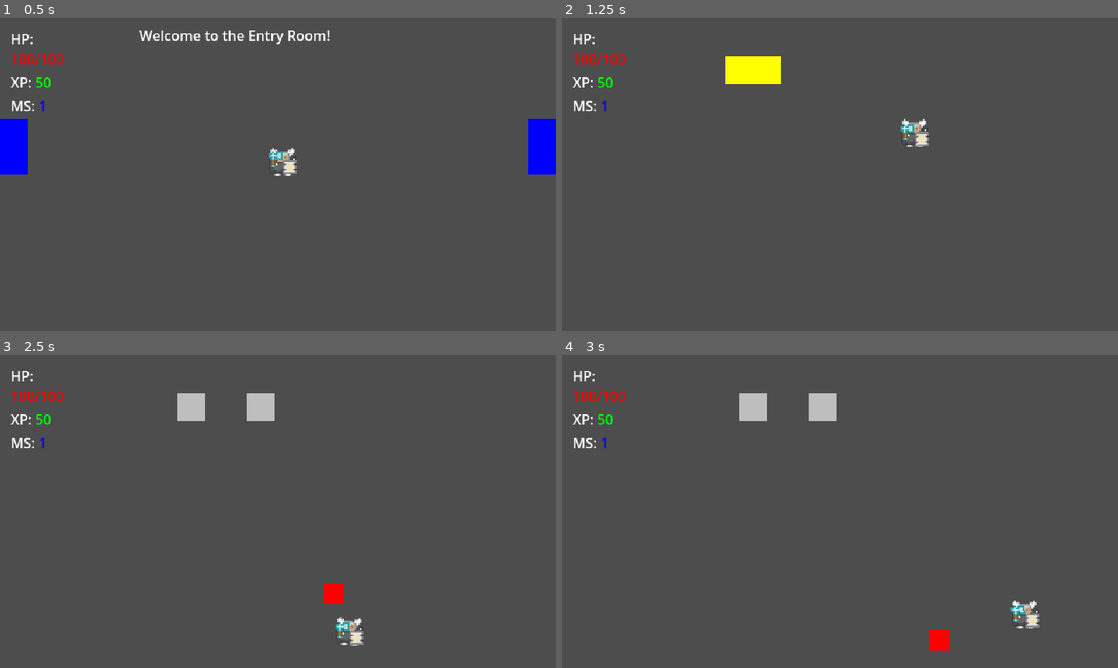
Above: before the commit, frames 1-4 (two rows, left to right).
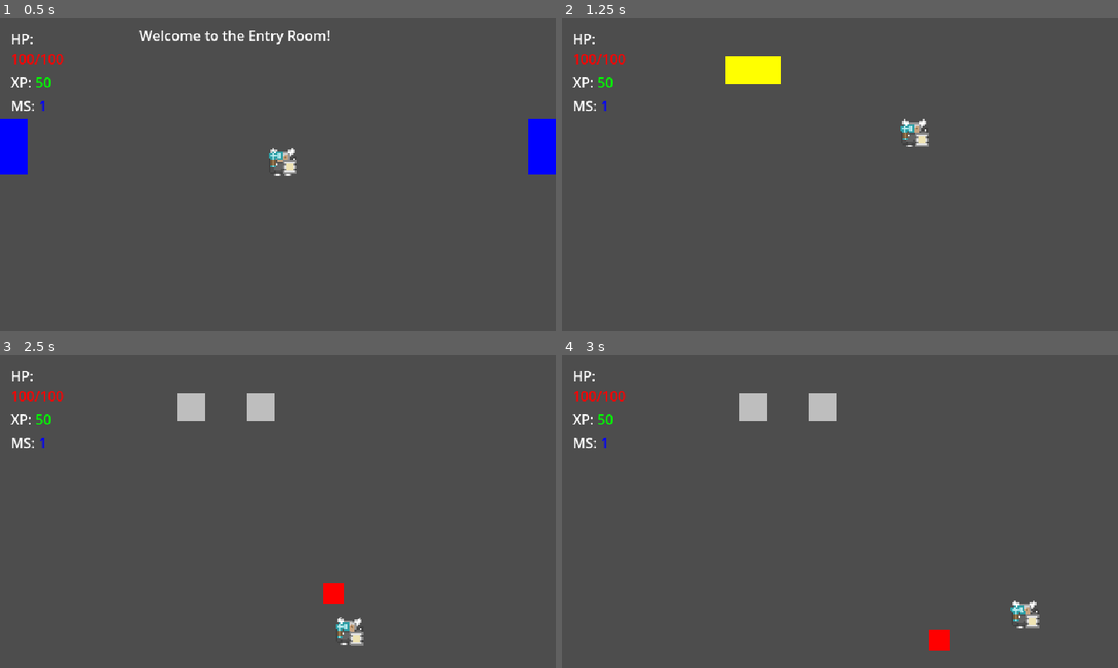
Above: after the commit, the same moments.

Repository: adamico/supreme-chainsaw
Game: Godot game, scene res://src/main/main.tscn
Two runs of this game, one before a commit and one after it. Both use one fixed random seed, a clock stepped at 60 frames per second and the inputs below.
Inputs:
- Up to frame 1 (0.5 s): no input
- Up to frame 2 (1.25 s): tap Enter (ui_accept) at 0.5, 0.77 s; hold D (move_right) from 0.53 s (still down); tap E (interact) at 0.6 s
- Up to frame 3 (2.5 s): release D (move_right) at 1.28 s; hold S (move_down) 1.28-2.03 s; tap E (interact) at 1.35, 2.1 s; tap Enter (ui_accept) at 1.52 s; hold D (move_right) from 2.03 s (still down)
- Up to frame 4 (3 s): release D (move_right) at 2.78 s; hold W (move_up) from 2.78 s (still down); tap E (interact) at 2.85 s

Frame 1 is identical in both runs. In frame 2, less than 0.1% of the frame differs, in the area x 63-66%, y 36-42%; in frame 3, less than 0.1%, in the area x 63-66%, y 88-93%; in frame 4, less than 0.1%.

Commit message:
added player attack animation

Diff:
--- a/project.godot
+++ b/project.godot
@@ -66,9 +66,14 @@
 }
 interact={
 "deadzone": 0.5,
-"events": [Object(InputEventKey,"resource_local_to_scene":false,"resource_name":"","device":-1,"window_id":0,"alt_pressed":false,"shift_pressed":false,"ctrl_pressed":false,"meta_pressed":false,"pressed":false,"keycode":0,"physical_keycode":69,"key_label":0,"unicode":101,"location":0,"echo":false,"script":null)
-, Object(InputEventKey,"resource_local_to_scene":false,"reso …(131 unchanged characters)… d":false,"keycode":0,"physical_keycode":32,"key_label":0,"unicode":32,"location":0,"echo":false,"script":null)
-, Object(InputEventJoypadButton,"resource_local_to_scene":false,"resource_name":"","device":-1,"button_index":0,"pressure":0.0,"pressed":false,"script":null)
+"events": [Object(InputEventJoypadButton,"resource_local_to_scene":false,"resource_name":"","device":-1,"button_index":0,"pressure":0.0,"pressed":false,"script":null)
+, Object(InputEventKey,"resource_local_to_scene":false,"reso …(131 unchanged characters)… d":false,"keycode":0,"physical_keycode":69,"key_label":0,"unicode":101,"location":0,"echo":false,"script":null)
+]
+}
+attack={
+"deadzone": 0.2,
+"events": [Object(InputEventKey,"resource_local_to_scene":false,"resource_name":"","device":-1,"window_id":0,"alt_pressed":false,"shift_pressed":false,"ctrl_pressed":false,"meta_pressed":false,"pressed":false,"keycode":0,"physical_keycode":32,"key_label":0,"unicode":32,"location":0,"echo":false,"script":null)
+, Object(InputEventMouseButton,"resource_local_to_scene":false,"resource_name":"","device":-1,"window_id":0,"alt_pressed":false,"shift_pressed":false,"ctrl_pressed":false,"meta_pressed":false,"button_mask":1,"position":Vector2(269, 15),"global_position":Vector2(278, 63),"factor":1.0,"button_index":1,"canceled":false,"pressed":true,"double_click":false,"script":null)
 ]
 }
 
--- a/src/globals/event_bus.gd
+++ b/src/globals/event_bus.gd
@@ -3,6 +3,7 @@
 signal player_health_changed(new_health: int, max_health: int)
 signal player_experience_changed(new_experience: int)
 signal player_memory_shards_changed(new_memory_shards: int)
+signal player_attack_rate_changed(new_attack_rate: float)
 signal player_activated_sacrifice_shrine(player: Node2D, shrine: Node2D)
 signal player_entered_sacrifice_room
 signal card_offer_accepted
@@ -11,6 +12,7 @@
 	player_health_changed.connect(_on_player_health_changed)
 	player_experience_changed.connect(_on_player_experience_changed)
 	player_memory_shards_changed.connect(_on_player_memory_shards_changed)
+	player_attack_rate_changed.connect(_on_player_attack_rate_changed)
 	player_activated_sacrifice_shrine.connect(_on_player_activated_sacrifice_shrine)
 	player_entered_sacrifice_room.connect(_on_player_entered_sacrifice_room)
 	card_offer_accepted.connect(_on_card_offer_accepted)
@@ -28,6 +30,9 @@
 	print("Player experience changed to: ", new_experience)
 
 
+func _on_player_attack_rate_changed(new_attack_rate: float) -> void:
+	print("Player attack rate changed to: ", new_attack_rate)
+
 func _on_player_activated_sacrifice_shrine(player: Node2D, shrine: Node2D) -> void:
 	print("Player ", player.name, " activated sacrifice shrine: ", shrine.name)
 
--- a/src/player/player.gd
+++ b/src/player/player.gd
@@ -6,7 +6,8 @@
 enum PlayerState {
 	IDLE,
 	MOVING,
-	INTERACTING
+	INTERACTING,
+	ATTACKING
 }
 
 # Player Movement stats
@@ -41,12 +42,17 @@
 		print("Player memory shards changed to: ", memory_shards)
 		EventBus.player_memory_shards_changed.emit(memory_shards)
 
-@export var damage: float = 10.0
-
-var current_state: PlayerState = PlayerState.IDLE
-var input_vector: Vector2 = Vector2.ZERO
+@export var attack_rate: float:
+	set(value):
+		attack_rate = max(value, 0.1)  # Ensure attack rate is not too low
+		print("Player attack rate set to: ", attack_rate)
+		EventBus.player_attack_rate_changed.emit(attack_rate)
+
+var _current_state: PlayerState = PlayerState.IDLE
+var _input_vector: Vector2 = Vector2.ZERO
 
 @onready var animation_player: AnimationPlayer = $AnimationPlayer
+@onready var attack_cooldown: Timer = %AttackCooldown
 @onready var interaction_area: Area2D = %InteractionArea
 @onready var sprite_pivot: Marker2D = %SpritePivot
 
@@ -56,12 +62,13 @@
 	health = 100
 	experience = 50
 	memory_shards = 1
+	attack_rate = 0.8
 	_change_state(PlayerState.IDLE)
 	print("Player initialized")
 
 
 func _physics_process(delta) -> void:
-	input_vector = Input.get_vector("move_left", "move_right", "move_up", "move_down")
+	_input_vector = Input.get_vector("move_left", "move_right", "move_up", "move_down")
 	_handle_input()
 	_handle_movement(delta)
 	_update_state_machine(delta)
@@ -72,14 +79,16 @@
 func _handle_input() -> void:
 	if Input.is_action_just_pressed("interact"):
 		_perform_interact()
+	if Input.is_action_just_pressed("attack"):
+		_perform_attack()
 
 
 func _handle_movement(delta) -> void:
 	var target_velocity: Vector2
 	var velocity_rate: float
-	if input_vector != Vector2.ZERO:
+	if _input_vector != Vector2.ZERO:
 		velocity_rate = acceleration
-		target_velocity = input_vector * speed
+		target_velocity = _input_vector * speed
 	else:
 		velocity_rate = friction
 		target_velocity = Vector2.ZERO
@@ -88,31 +97,33 @@
 
 
 func _update_state_machine(_delta):
-	match current_state:
-		PlayerState.IDLE:
-			if input_vector != Vector2.ZERO:
+	match _current_state:
+		PlayerState.IDLE:
+			if _input_vector != Vector2.ZERO:
 				_change_state(PlayerState.MOVING)
 
 		PlayerState.MOVING:
-			if input_vector == Vector2.ZERO:
+			if _input_vector == Vector2.ZERO:
 				_change_state(PlayerState.IDLE)
 
 		PlayerState.INTERACTING:
 			await get_tree().create_timer(0.5).timeout
-			if input_vector != Vector2.ZERO:
+			if _input_vector != Vector2.ZERO:
 				_change_state(PlayerState.MOVING)
 			else:
 				_change_state(PlayerState.IDLE)
 
+		PlayerState.ATTACKING:
+			if attack_cooldown.is_stopped():
+				_change_state(PlayerState.IDLE)
+
 
 func _change_state(new_state: PlayerState):
-	if current_state == new_state:
-		return
-
-	_exit_state(current_state)
-
-	current_state = new_state
-
+	if _current_state == new_state:
+		return
+
+	_exit_state(_current_state)
+	_current_state = new_state
 	_enter_state(new_state)
 
 
@@ -123,7 +134,15 @@
 		PlayerState.MOVING:
 			pass
 		PlayerState.INTERACTING:
-			pass
+			_play_animation("interact")
+		PlayerState.ATTACKING:
+			if velocity.x > 0:
+				_play_animation("attacking_right")
+			elif velocity.x < 0:
+				_play_animation("attacking_left")
+			else:
+				_play_animation("attacking_vertical")
+			attack_cooldown.start(attack_rate)
 
 
 func _exit_state(state: PlayerState):
@@ -134,13 +153,15 @@
 			pass
 		PlayerState.INTERACTING:
 			pass
+		PlayerState.ATTACKING:
+			pass
 
 
 func _update_sprite_animation():
 	if not sprite_pivot:
 		return
 
-	match current_state:
+	match _current_state:
 		PlayerState.IDLE:
 			animation_player.speed_scale = 1.0
 			_play_animation("idle")
@@ -153,13 +174,16 @@
 		PlayerState.MOVING:
 			animation_player.speed_scale = 2.0
 			_play_animation("walking")
-			if input_vector.x > 0:
+			if _input_vector.x > 0:
 				sprite_pivot.scale.x = 2
-			elif input_vector.x < 0:
+			elif _input_vector.x < 0:
 				sprite_pivot.scale.x = -2
 
 		PlayerState.INTERACTING:
-			_play_animation("interact")
+			pass
+
+		PlayerState.ATTACKING:
+			pass
 
 
 func _play_animation(animation_name: String):
@@ -171,7 +195,7 @@
 func _perform_interact():
 	print("Interact action triggered!")
 
-	if current_state != PlayerState.INTERACTING:
+	if _current_state != PlayerState.INTERACTING:
 		_change_state(PlayerState.INTERACTING)
 
 	# Here you can add specific interaction logic:
@@ -185,6 +209,16 @@
 	_check_for_interactables()
 
 
+func _perform_attack():
+	if not attack_cooldown.is_stopped():
+		print("Attack is on cooldown. Please wait.")
+		return
+
+	if _current_state != PlayerState.ATTACKING:
+		print("Performing attack action!")
+		_change_state(PlayerState.ATTACKING)
+
+
 func _check_for_interactables() -> void:
 	print("Checking for nearby interactable objects...")
 
@@ -202,17 +236,17 @@
 
 # Public method to get current player state (useful for other systems)
 func get_current_state() -> PlayerState:
-	return current_state
+	return _current_state
 
 
 # Public method to check if player is moving
 func is_moving() -> bool:
-	return current_state == PlayerState.MOVING
+	return _current_state == PlayerState.MOVING
 
 
 # Public method to check if player can interact
 func can_interact() -> bool:
-	return current_state != PlayerState.INTERACTING
+	return _current_state != PlayerState.INTERACTING
 
 
 # Public method to force state change (useful for cutscenes, etc.)
--- a/src/player/player.tscn
+++ b/src/player/player.tscn
@@ -44,6 +44,18 @@
 "update": 0,
 "values": [0.0]
 }
+tracks/3/type = "value"
+tracks/3/imported = false
+tracks/3/enabled = true
+tracks/3/path = NodePath("SpritePivot/WeaponSprite:visible")
+tracks/3/interp = 1
+tracks/3/loop_wrap = true
+tracks/3/keys = {
+"times": PackedFloat32Array(0),
+"transitions": PackedFloat32Array(1),
+"update": 1,
+"values": [true]
+}
 
 [sub_resource type="Animation" id="Animation_mf2ua"]
 length = 0.001
@@ -83,6 +95,18 @@
 "update": 0,
 "values": [0.0]
 }
+tracks/3/type = "value"
+tracks/3/imported = false
+tracks/3/enabled = true
+tracks/3/path = NodePath("SpritePivot/WeaponSprite:visible")
+tracks/3/interp = 1
+tracks/3/loop_wrap = true
+tracks/3/keys = {
+"times": PackedFloat32Array(0),
+"transitions": PackedFloat32Array(1),
+"update": 1,
+"values": [true]
+}
 
 [sub_resource type="Animation" id="Animation_244u8"]
 resource_name = "walking"
@@ -100,11 +124,101 @@
 "transitions": PackedFloat32Array(1, 1, 1, 1, 1),
 "update": 0,
 "values": [0.0, 0.0, -0.0872665, 0.0, 0.0872665]
+}
+tracks/1/type = "value"
+tracks/1/imported = false
+tracks/1/enabled = true
+tracks/1/path = NodePath("SpritePivot/WeaponSprite:visible")
+tracks/1/interp = 1
+tracks/1/loop_wrap = true
+tracks/1/keys = {
+"times": PackedFloat32Array(0),
+"transitions": PackedFloat32Array(1),
+"update": 1,
+"values": [true]
+}
+
+[sub_resource type="Animation" id="Animation_5f2sf"]
+resource_name = "attacking"
+length = 0.4
+step = 0.1
+tracks/0/type = "value"
+tracks/0/imported = false
+tracks/0/enabled = true
+tracks/0/path = NodePath("SpritePivot/WeaponSprite:visible")
+tracks/0/interp = 1
+tracks/0/loop_wrap = true
+tracks/0/keys = {
+"times": PackedFloat32Array(0),
+"transitions": PackedFloat32Array(1),
+"update": 1,
+"values": [false]
+}
+tracks/1/type = "value"
+tracks/1/imported = false
+tracks/1/enabled = true
+tracks/1/path = NodePath("SpritePivot:rotation")
+tracks/1/interp = 1
+tracks/1/loop_wrap = true
+tracks/1/keys = {
+"times": PackedFloat32Array(0, 0.1, 0.3),
+"transitions": PackedFloat32Array(1, 1, 1),
+"update": 0,
+"values": [0.0, 0.523599, 0.0]
+}
+
+[sub_resource type="Animation" id="Animation_jiejy"]
+resource_name = "attacking_left"
+length = 0.4
+step = 0.1
+tracks/0/type = "value"
+tracks/0/imported = false
+tracks/0/enabled = true
+tracks/0/path = NodePath("SpritePivot/WeaponSprite:visible")
+tracks/0/interp = 1
+tracks/0/loop_wrap = true
+tracks/0/keys = {
+"times": PackedFloat32Array(0),
+"transitions": PackedFloat32Array(1),
+"update": 1,
+"values": [false]
+}
+tracks/1/type = "value"
+tracks/1/imported = false
+tracks/1/enabled = true
+tracks/1/path = NodePath("SpritePivot:rotation")
+tracks/1/interp = 1
+tracks/1/loop_wrap = true
+tracks/1/keys = {
+"times": PackedFloat32Array(0, 0.1, 0.3),
+"transitions": PackedFloat32Array(1, 1, 1),
+"update": 0,
+"values": [0.0, -0.523599, 0.0]
+}
+
+[sub_resource type="Animation" id="Animation_o822w"]
+resource_name = "attacking_vertical"
+length = 0.4
+step = 0.1
+tracks/0/type = "value"
+tracks/0/imported = false
+tracks/0/enabled = true
+tracks/0/path = NodePath("SpritePivot/WeaponSprite:visible")
+tracks/0/interp = 1
+tracks/0/loop_wrap = true
+tracks/0/keys = {
+"times": PackedFloat32Array(0),
+"transitions": PackedFloat32Array(1),
+"update": 1,
+"values": [false]
 }
 
 [sub_resource type="AnimationLibrary" id="AnimationLibrary_244u8"]
 _data = {
 &"RESET": SubResource("Animation_mf2ua"),
+&"attacking_left": SubResource("Animation_jiejy"),
+&"attacking_right": SubResource("Animation_5f2sf"),
+&"attacking_vertical": SubResource("Animation_o822w"),
 &"idle": SubResource("Animation_rxibo"),
 &"walking": SubResource("Animation_244u8")
 }
@@ -124,7 +238,6 @@
 libraries = {
 &"": SubResource("AnimationLibrary_244u8")
 }
-autoplay = "idle"
 
 [node name="InteractionArea" type="Area2D" parent="."]
 unique_name_in_owner = true
@@ -179,3 +292,7 @@
 visible = false
 position = Vector2(0, -8)
 shape = SubResource("CircleShape2D_rxibo")
+
+[node name="AttackCooldown" type="Timer" parent="."]
+unique_name_in_owner = true
+one_shot = true
Not shown: 1 places in src/player/player.tscn that only renumber resources
